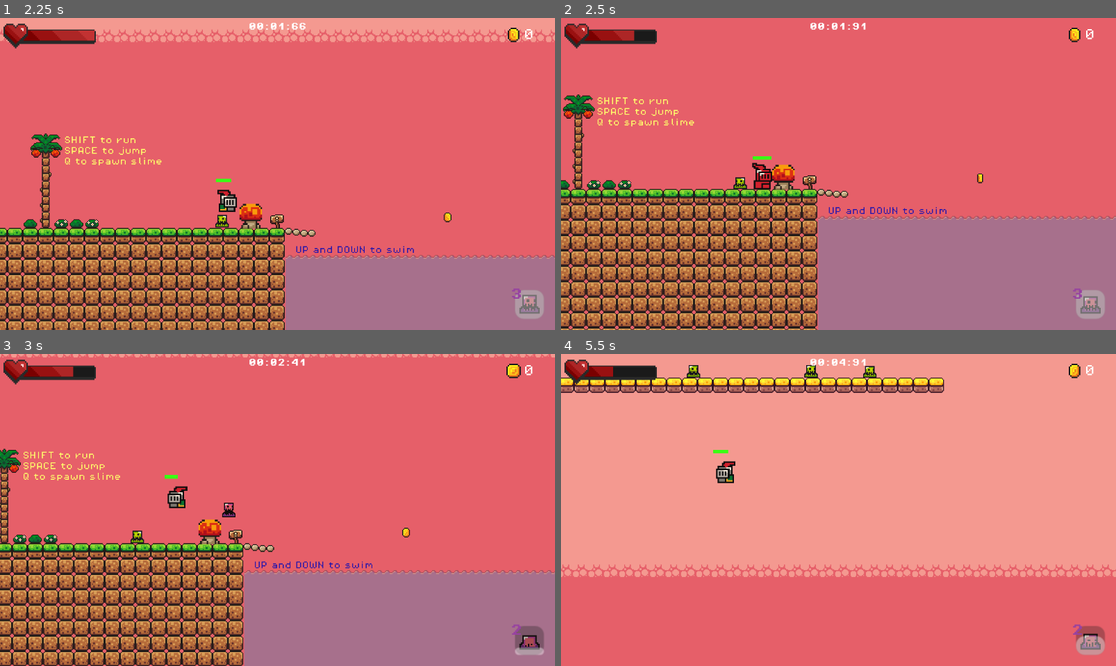
Above: before the commit, frames 1-4 (two rows, left to right).
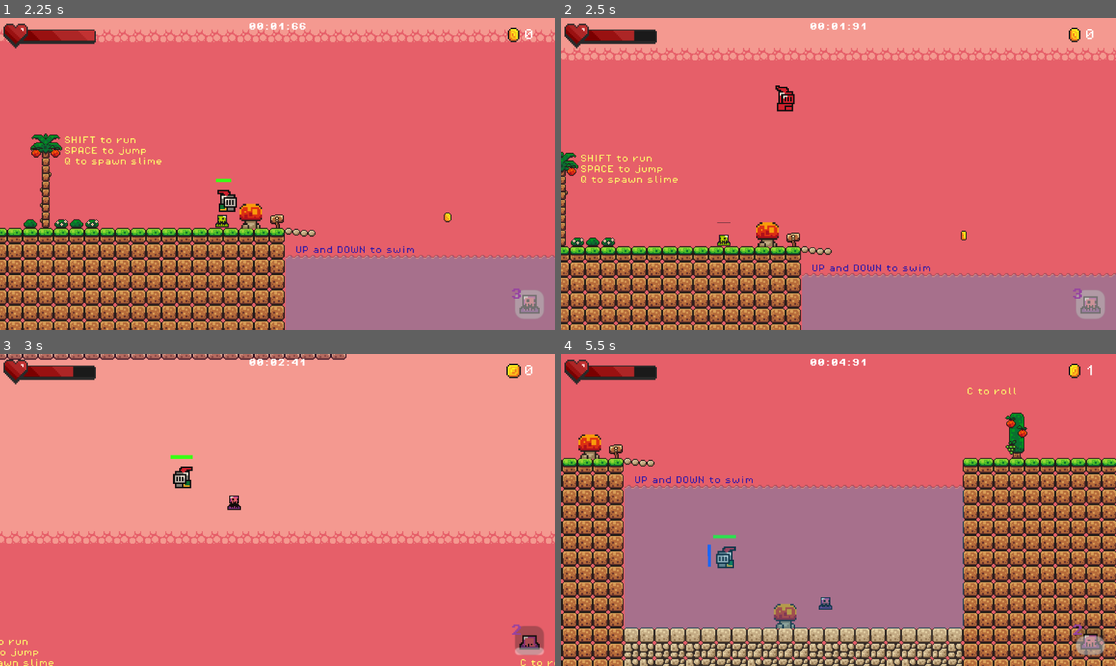
Above: after the commit, the same moments.

Repository: AshkanKiafard/AA-godot
Game: Godot game, scene res://scenes/main_menu.tscn
The game is run twice, just before and just after one commit, with the same random seed, the same clock (stepped at 60 frames per second) and the same inputs.
Inputs:
- Up to frame 1 (2.25 s): click "START" at 0.5 s; hold Right (move_right) from 1.28 s (still down); tap Space (jump) at 1.35, 1.52, 1.82 s; tap C (roll) at 2.1 s
- Up to frame 2 (2.5 s): keep holding Right (move_right); tap Space (jump) at 2.27, 2.3 s
- Up to frame 3 (3 s): tap Space (jump) at 2.57 s; release Right (move_right) at 2.78 s; hold A (move_left) from 2.78 s (still down); hold Q (spawn_sllime) from 2.78 s (still down)
- Up to frame 4 (5.5 s): tap Space (jump) at 3.05, 3.77, 3.8, 4.07, 4.35, 4.52, 4.82, 5.27, 5.3 s; release A (move_left) at 3.53 s; release Q (spawn_sllime) at 3.53 s; hold Right (move_right) 3.53-5.03 s; tap Shift at 3.6 s; hold A (move_left) from 5.03 s (still down); tap C (roll) at 5.1 s

Frame 1 is identical in both runs. In frame 2, 43% of the frame differs, in the area x 0-100%, y 0-100%; in frame 3, 92%; in frame 4, 98%.

Commit message:
added coyote time

Diff:
--- a/ashkan/godot-tutorial-ashkan/scenes/friendly_slime.tscn
+++ b/ashkan/godot-tutorial-ashkan/scenes/friendly_slime.tscn
@@ -1,7 +1,11 @@
-[gd_scene load_steps=9 format=3 uid="uid://ciey1em5uu7y7"]
+[gd_scene load_steps=11 format=3 uid="uid://ciey1em5uu7y7"]
 
 [ext_resource type="Script" path="res://scripts/slime.gd" id="1_02sy6"]
 [ext_resource type="Texture2D" uid="uid://c25gd3ustp38i" path="res://assets/sprites/slime_purple.png" id="2_ymvhj"]
+[ext_resource type="PackedScene" uid="uid://y8vac1mkbgpy" path="res://scenes/killzone.tscn" id="3_i6g7n"]
+
+[sub_resource type="RectangleShape2D" id="RectangleShape2D_gells"]
+size = Vector2(14, 13)
 
 [sub_resource type="AtlasTexture" id="AtlasTexture_oal8b"]
 atlas = ExtResource("2_ymvhj")
@@ -46,6 +50,15 @@
 collision_layer = 2
 script = ExtResource("1_02sy6")
 
+[node name="Killzone" parent="." instance=ExtResource("3_i6g7n")]
+collision_layer = 2
+collision_mask = 4
+damage = 30
+
+[node name="CollisionShape2D" type="CollisionShape2D" parent="Killzone"]
+position = Vector2(0, 5.5)
+shape = SubResource("RectangleShape2D_gells")
+
 [node name="AnimatedSprite2D" type="AnimatedSprite2D" parent="."]
 sprite_frames = SubResource("SpriteFrames_nc76b")
 autoplay = "default"
--- a/ashkan/godot-tutorial-ashkan/scenes/game.tscn
+++ b/ashkan/godot-tutorial-ashkan/scenes/game.tscn
@@ -330,6 +330,7 @@
 var multiplier
 
 @onready var jump_sound: AudioStreamPlayer = $JumpSound
+var player_body
 
 func _on_area_2d_body_entered(body: Node2D) -> void:
 	jump_sound.play()
@@ -339,8 +340,12 @@
 		multiplier = 1
 	body.velocity.y = body.JUMP_VELOCITY * multiplier
 	if body is Player:
+		player_body = body
 		body.stamina = 0
-		body.jump_count = 0
+		$Timer.start()
+
+func _on_timer_timeout() -> void:
+	player_body.jump_count = 1
 "
 
 [node name="Game" type="Node2D"]
--- a/ashkan/godot-tutorial-ashkan/scenes/mushroom.tscn
+++ b/ashkan/godot-tutorial-ashkan/scenes/mushroom.tscn
@@ -5,13 +5,17 @@
 [ext_resource type="AudioStream" uid="uid://b7apjipae7ufd" path="res://assets/sounds/jump.wav" id="3_34fg0"]
 
 [sub_resource type="RectangleShape2D" id="RectangleShape2D_fqlji"]
-size = Vector2(24, 26)
+size = Vector2(24, 8)
 
 [sub_resource type="RectangleShape2D" id="RectangleShape2D_6k88o"]
-size = Vector2(24, 19.25)
+size = Vector2(24, 19)
 
 [node name="Mushroom" type="StaticBody2D"]
 script = ExtResource("1_h3qmc")
+
+[node name="Timer" type="Timer" parent="."]
+wait_time = 0.2
+one_shot = true
 
 [node name="Sprite2D" type="Sprite2D" parent="."]
 scale = Vector2(1.67857, 1.82143)
@@ -20,17 +24,19 @@
 region_rect = Rect2(113, 81, 14, 14)
 
 [node name="CollisionShape2D" type="CollisionShape2D" parent="."]
+position = Vector2(0, 9)
 shape = SubResource("RectangleShape2D_fqlji")
 
 [node name="Area2D" type="Area2D" parent="."]
 collision_mask = 2
 
 [node name="CollisionShape2D" type="CollisionShape2D" parent="Area2D"]
-position = Vector2(0, -4.375)
+position = Vector2(0, -4.5)
 shape = SubResource("RectangleShape2D_6k88o")
 
 [node name="JumpSound" type="AudioStreamPlayer" parent="."]
 stream = ExtResource("3_34fg0")
 bus = &"SFX"
 
+[connection signal="timeout" from="Timer" to="." method="_on_timer_timeout"]
 [connection signal="body_entered" from="Area2D" to="." method="_on_area_2d_body_entered"]
--- a/ashkan/godot-tutorial-ashkan/scenes/player.tscn
+++ b/ashkan/godot-tutorial-ashkan/scenes/player.tscn
@@ -315,4 +315,9 @@
 wait_time = 0.666
 one_shot = true
 
+[node name="CoyoteTimer" type="Timer" parent="."]
+wait_time = 0.2
+one_shot = true
+
 [connection signal="timeout" from="DeathTimer" to="." method="_on_death_timer_timeout"]
+[connection signal="timeout" from="CoyoteTimer" to="." method="_on_coyote_timer_timeout"]
--- a/ashkan/godot-tutorial-ashkan/scripts/killzone.gd
+++ b/ashkan/godot-tutorial-ashkan/scripts/killzone.gd
@@ -7,4 +7,4 @@
 	if body is Player:
 		body.health -= damage
 	elif body is Slime:
-		get_parent().queue_free()
+		body.queue_free()
--- a/ashkan/godot-tutorial-ashkan/scripts/mushroom.gd
+++ b/ashkan/godot-tutorial-ashkan/scripts/mushroom.gd
@@ -3,6 +3,7 @@
 var multiplier
 
 @onready var jump_sound: AudioStreamPlayer = $JumpSound
+var player_body
 
 func _on_area_2d_body_entered(body: Node2D) -> void:
 	jump_sound.play()
@@ -12,5 +13,9 @@
 		multiplier = 1
 	body.velocity.y = body.JUMP_VELOCITY * multiplier
 	if body is Player:
+		player_body = body
 		body.stamina = 0
-		body.jump_count = 0
+		$Timer.start()
+
+func _on_timer_timeout() -> void:
+	player_body.jump_count = 1
--- a/ashkan/godot-tutorial-ashkan/scripts/player.gd
+++ b/ashkan/godot-tutorial-ashkan/scripts/player.gd
@@ -4,7 +4,8 @@
 const SPEED = 200.0
 const JUMP_VELOCITY = -400.0
 var jump_count = 0
-
+var jump_available = true
+@onready var coyote_timer: Timer = $CoyoteTimer
 @onready var death_timer: Timer = $DeathTimer
 @onready var hurt_audio: AudioStreamPlayer2D = $HurtAudio
 @onready var hurt_timer: Timer = $HurtTimer
@@ -60,13 +61,19 @@
 	if not is_on_floor():
 		var gravity = get_gravity() if not in_water else get_gravity() / 2
 		velocity += gravity * delta
+		if coyote_timer.is_stopped() and jump_count == 0:
+			coyote_timer.start()
+	else:
+		jump_count = 0
+		jump_available = true
+		coyote_timer.stop()
 
 	# Handle jump.
 	if Input.is_action_just_pressed("jump"):
 		if is_on_floor():
 			jump_count = 0
 		jump_count += 1
-		if jump_count <= 1 or (jump_count == 2 and stamina > -75):
+		if (jump_count <= 1 and jump_available) or (jump_count == 2 and stamina > -75):
 			stamina -= 25
 			velocity.y = JUMP_VELOCITY - (stamina * 2)
 
@@ -134,3 +141,6 @@
 
 func is_rolling():
 	return animated_sprite.is_playing() and animated_sprite.animation == "roll"
+
+func _on_coyote_timer_timeout() -> void:
+	jump_available = false
